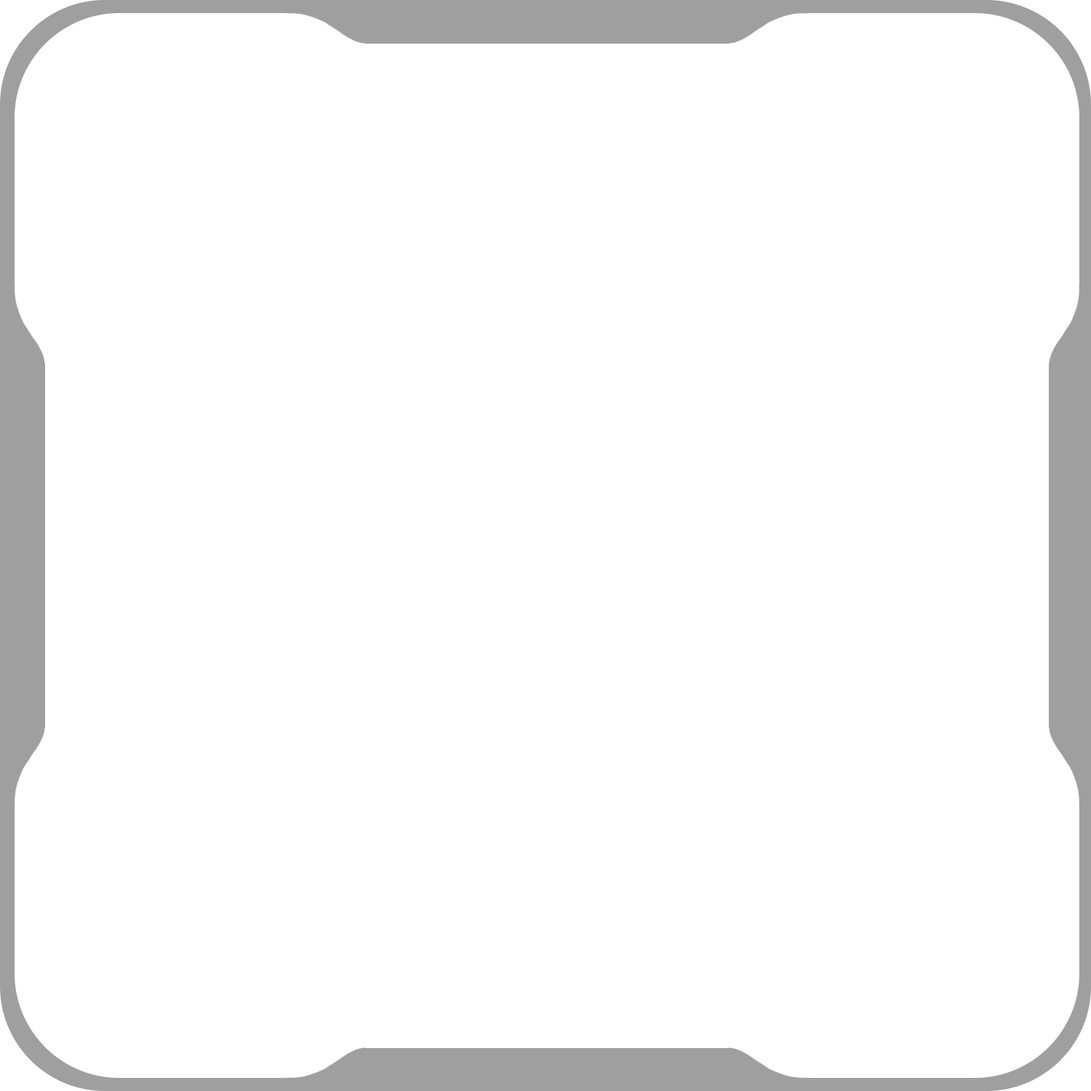
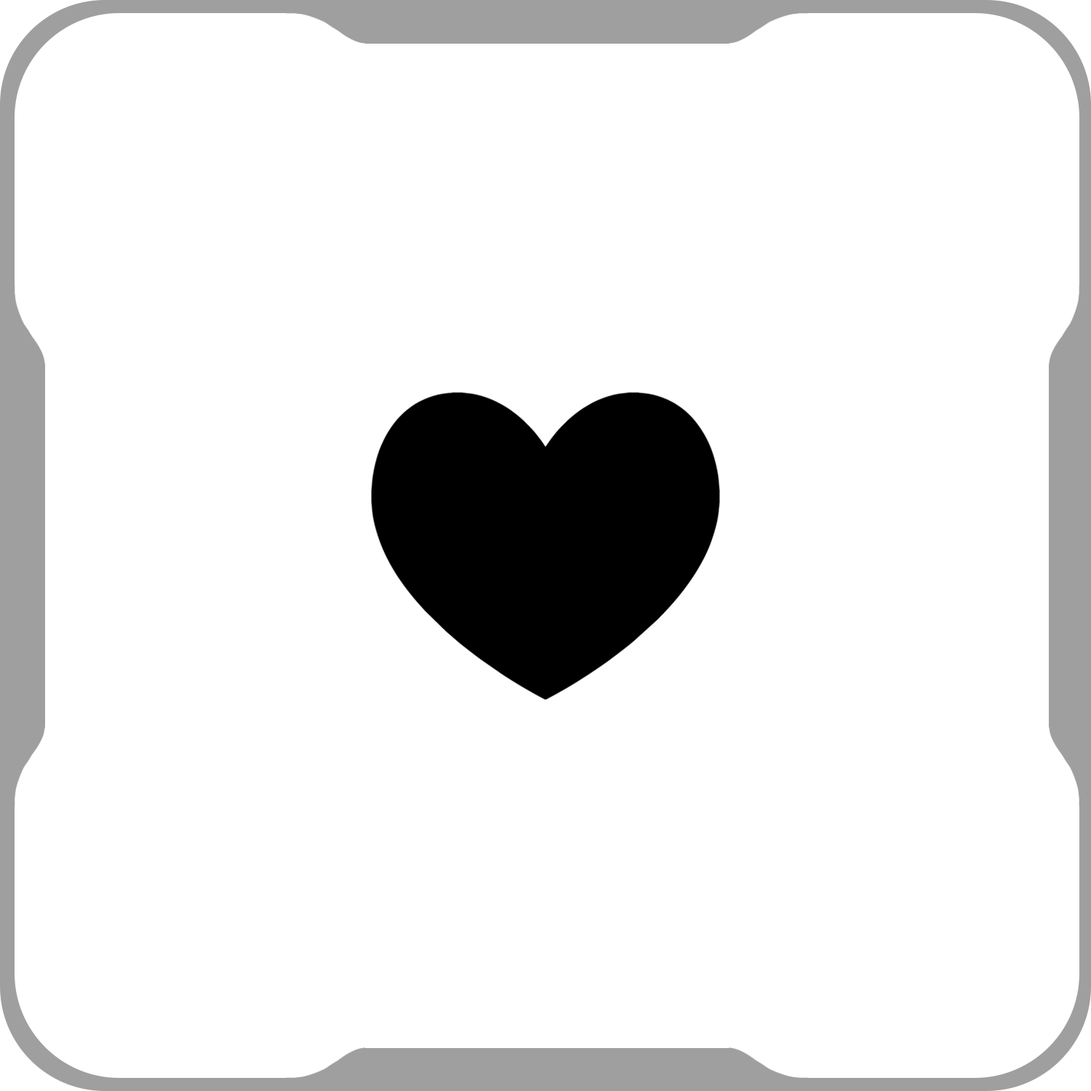
Two versions of the same layered image (1091x1091). Layer-by-layer changes:
added layer "Heart" above "Layer 2" over [371, 392, 721, 701]
